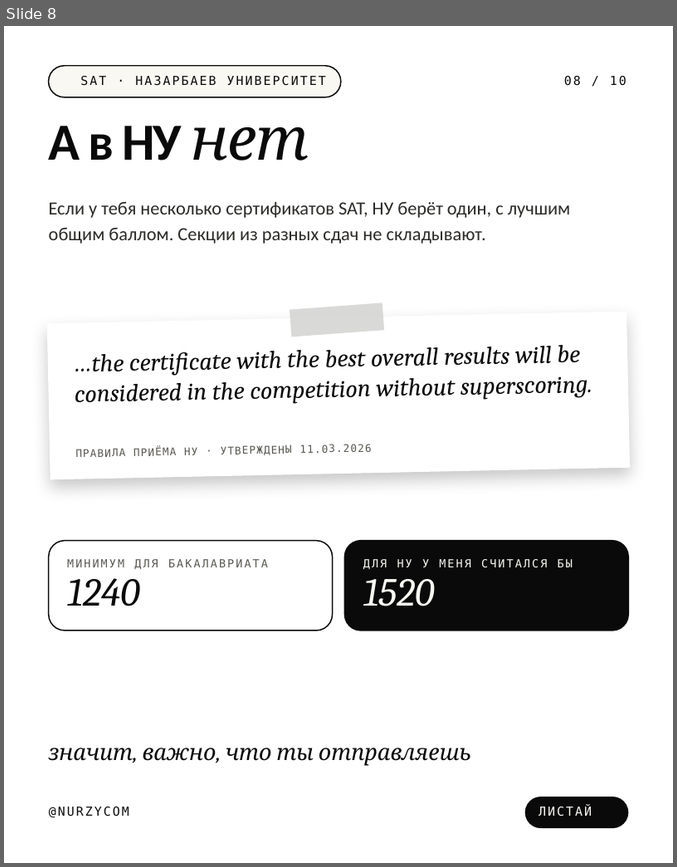
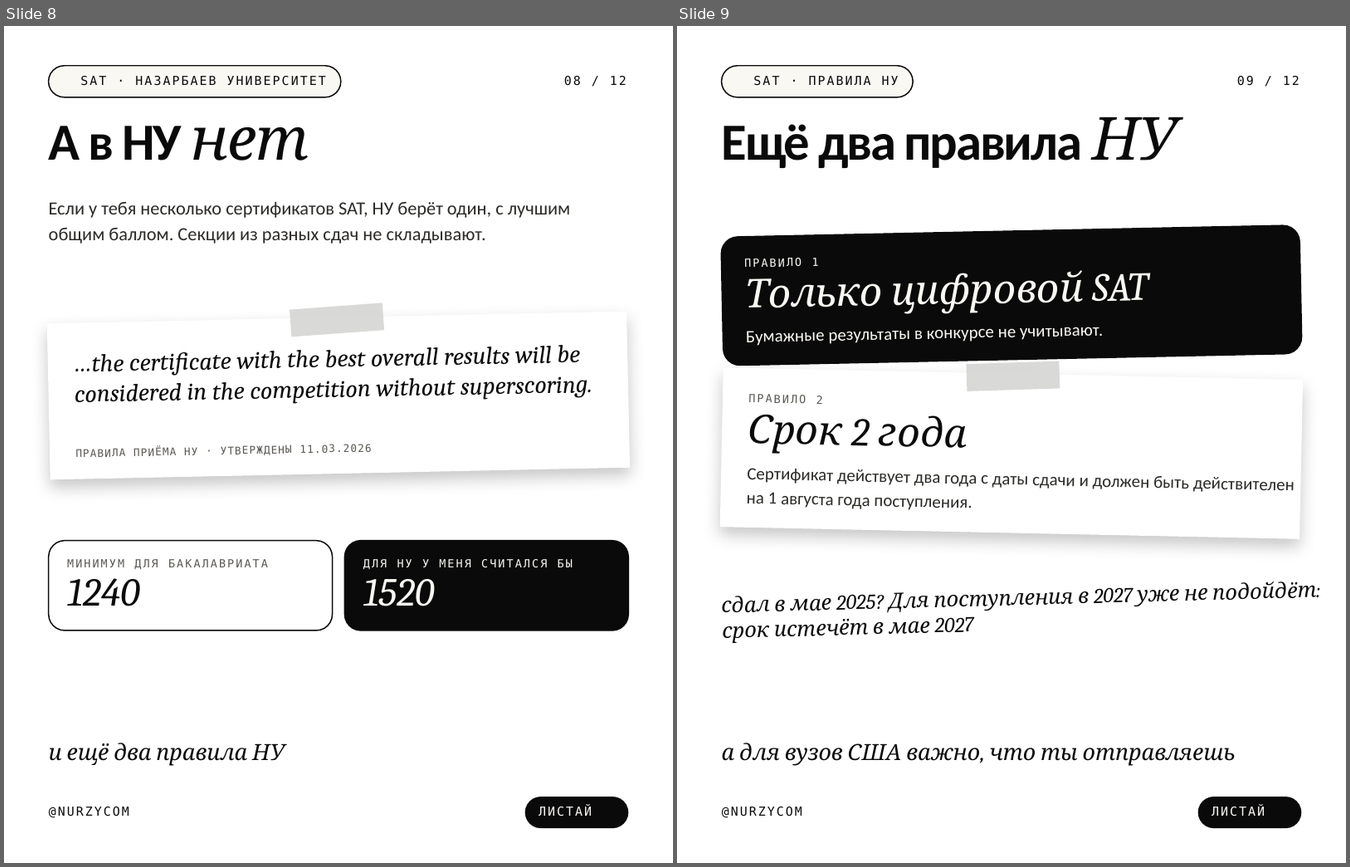
Before and after one commit to galiandojonathan-ship-it1/nurzycom_brand, a slide deck: social/pptx/sat-superscore.pptx. Shown side by side, each under a label of ours: slide 8 before the commit, slides 8 and 9 after it. The pictures are 677x867 and 1350x867 pixels, drawn with LibreOffice and Linux fonts; fonts in the diff are those of the drawing; background and template pictures are left out. Boxes give left, top, right and bottom in pixels: in the first picture for what was removed or moved away, otherwise in the second. Text is boxed around its words. In the diff, an @@ line names an element or a change of style, - is before the commit and + after.

```diff
--- a/social/pptx/sat-superscore.pptx
+++ b/social/pptx/sat-superscore.pptx
@@ slide 9 added at <box>677,26,1346,863</box>, background picture (left out) @@
@@ rounded rectangle added at <box>722,65,914,97</box>, fill #FAF8F3, outline #0A0A0A 1 pt @@
@@ text added at <box>753,76,899,86</box>, 10 pt, text #0A0A0A @@
+SAT · ПРАВИЛА НУ
@@ text added at <box>1237,76,1299,86</box>, 10 pt, text #0A0A0A @@
+09 / 12
@@ text added at <box>722,116,1177,168</box>, 42 pt, text #0A0A0A, bold @@
+Ещё два правила НУ
@@ rounded rectangle added at <box>720,224,1303,365</box>, fill #0A0A0A @@
@@ text added at <box>744,258,819,267</box>, 9 pt, text #FAF8F3 @@
+ПРАВИЛО 1
@@ text added at <box>745,270,1148,314</box>, 32 pt, text #FAF8F3, italic @@
+Только цифровой SAT
@@ text added at <box>746,326,1103,346</box>, 14 pt, text #FAF8F3 @@
+Бумажные результаты в конкурсе не учитывают.
@@ rectangle added at <box>720,367,1303,538</box>, fill #FFFFFF @@
@@ rectangle added at <box>967,360,1060,391</box>, fill #D5D5D4 at 90% opacity @@
@@ text added at <box>748,394,823,404</box>, 9 pt, text #5A5852 @@
+ПРАВИЛО 2
@@ text added at <box>748,414,967,453</box>, 32 pt, text #0A0A0A, italic @@
+Срок 2 года
@@ text added at <box>747,468,1295,510</box>, 14 pt, text #2B2A27 @@
+Сертификат действует два года с даты сдачи и должен быть действителен на 1 августа года поступления.
@@ text added at <box>722,591,1089,643</box>, 17 pt, text #0A0A0A, italic @@
+сдал в мае 2025? Для поступления в 2027 уже не подойдёт: срок истечёт в мае 2027
@@ text added at <box>722,742,1236,766</box>, 18 pt, text #0A0A0A, italic @@
+а для вузов США важно, что ты отправляешь
@@ rounded rectangle added at <box>1198,795,1301,827</box>, fill #0A0A0A @@
@@ text added at <box>722,806,802,818</box>, 10 pt, text #0A0A0A @@
+@NURZYCOM
@@ text added at <box>1212,806,1265,816</box>, 10 pt, text #FAF8F3 @@
+ЛИСТАЙ
@@ slide 8 changed as well @@
@@ text at <box>564,76,626,86</box>: text changed @@
-08 / 10
+08 / 12
@@ text at <box>49,742,285,766</box>: text changed @@
-значит, важно, что ты отправляешь
+и ещё два правила НУ
```
Also in this commit, not shown: 9 other slides changed, 1 other slide added, 27 other files.
